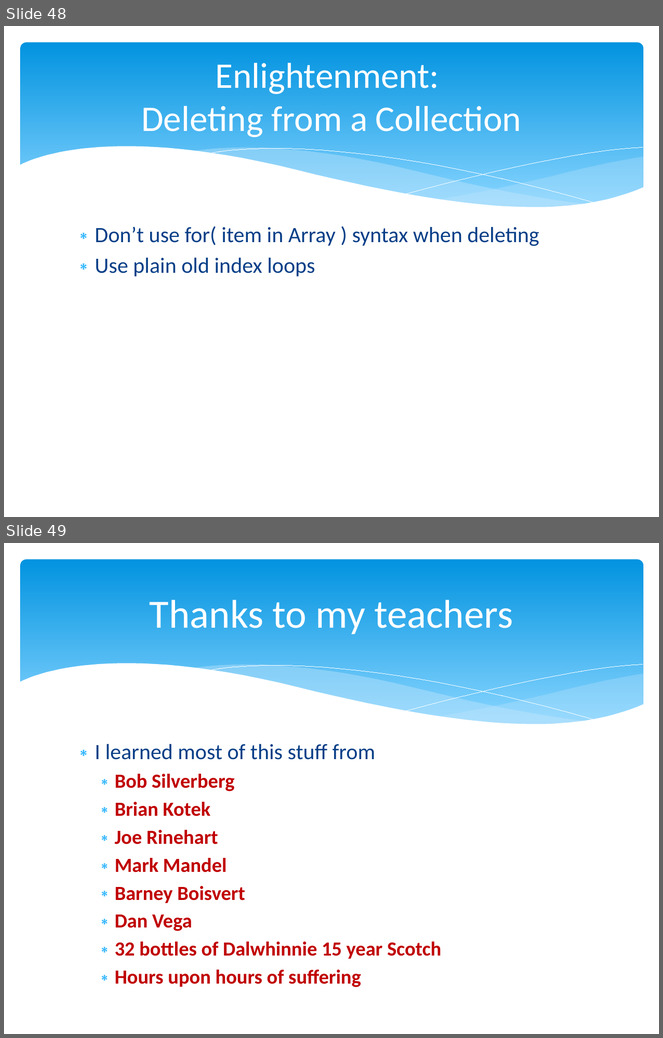
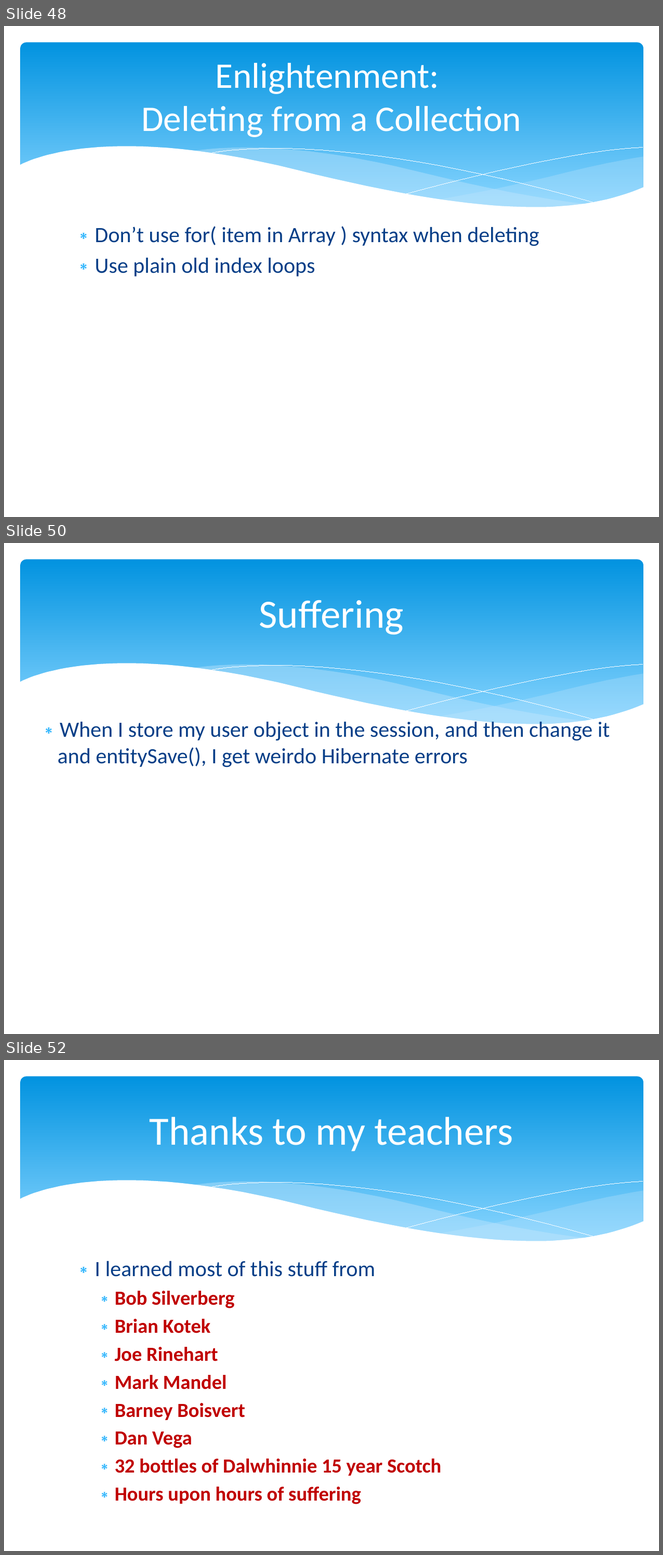
Before and after one commit to marcesher/mxunit-cfmeetups, a slide deck: CFObjective_ORMZen/preso/orm_zen.ppt.pptx. Shown one above the other, each under a label of ours: slides 48 and 49 before the commit, slides 48, 50 and 52 after it; the slides between them are not shown. The pictures are 663x1038 and 663x1555 pixels, drawn with LibreOffice and Linux fonts; fonts in the diff are those of the drawing. Boxes give left, top, right and bottom in pixels: in the first picture for what was removed or moved away, otherwise in the second. Text is boxed around its words. In the diff, an @@ line names an element or a change of style, - is before the commit and + after.

```diff
--- a/CFObjective_ORMZen/preso/orm_zen.ppt.pptx
+++ b/CFObjective_ORMZen/preso/orm_zen.ppt.pptx
@@ slide 50 added at [4,543,659,1034], background #FFFFFF; not listed: 6 template elements that a slide beside it also shows @@
@@ title added at [259,600,404,635], 44 pt, text #FFFFFF @@
+Suffering
@@ text added at [58,719,610,768], 24 pt, text #073E87 @@
+∗ When I store my user object in the session, and then change it and entitySave(), I get weirdo Hibernate errors
@@ what was slide 49 is now slide 52 @@
```
Also in this commit, not shown: 3 other slides added.
